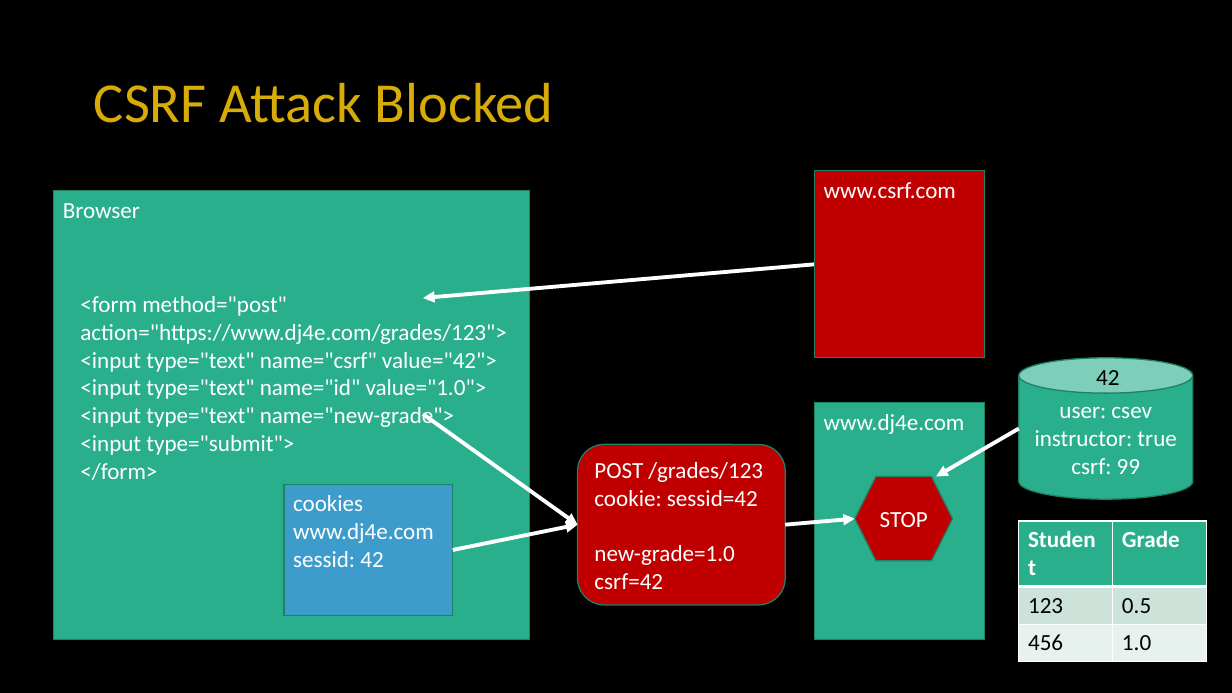
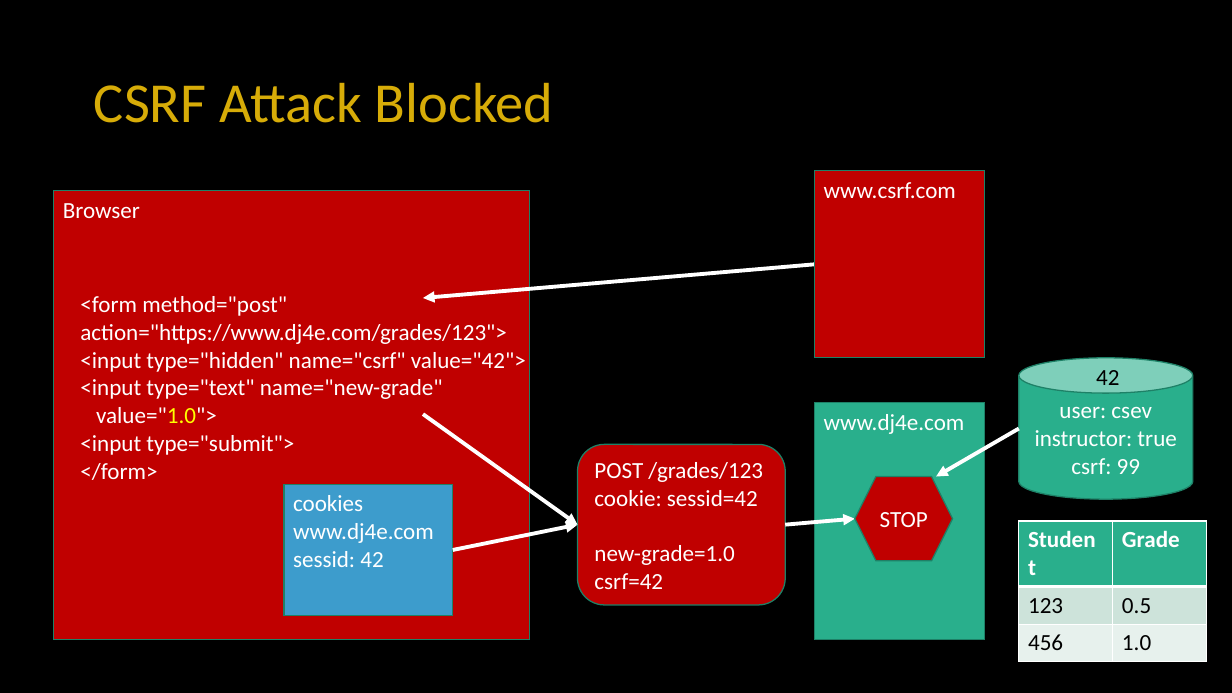
Before and after one commit to csev/dj4e, a slide deck: slide 33 of lectures/DJ-07-Forms.pptx. Drawn at 1232x693 pixels with LibreOffice and Linux fonts; fonts in the diff are those of the drawing. Boxes give left, top, right and bottom in pixels: in the first picture for what was removed or moved away, otherwise in the second. Text is boxed around its words. In the diff, an @@ line names an element or a change of style, - is before the commit and + after.

```diff
--- a/lectures/DJ-07-Forms.pptx
+++ b/lectures/DJ-07-Forms.pptx
@@ rectangle "Browser" at <box>54,190,530,640</box>: fill #29AF8C to #C00000 @@
@@ text at <box>80,352,526,423</box>: text changed @@
-<input type="text" name="csrf" value="42">
-<input type="text" name="id" value="1.0">
-<input type="text" name="new-grade">
+<input type="hidden" name="csrf" value="42">
+<input type="text" name="new-grade"
+value="1.0">
```
Also in this commit, not shown: 7 other slides changed, 1 slide added, 2 other files.
